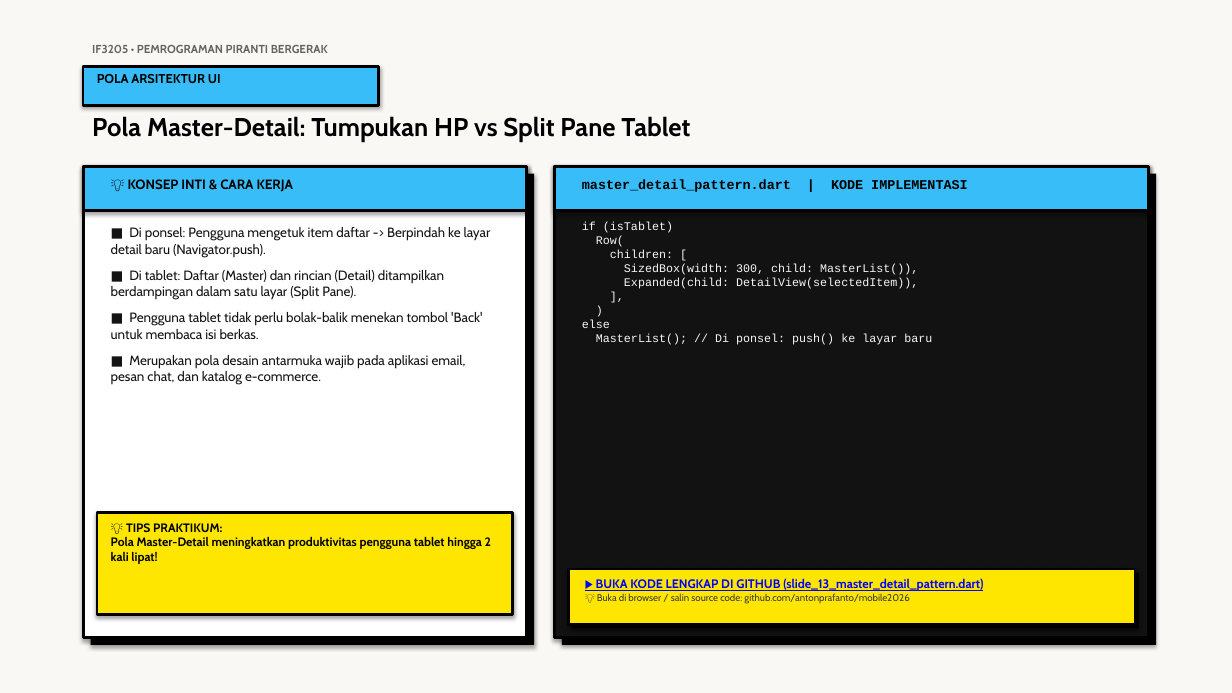
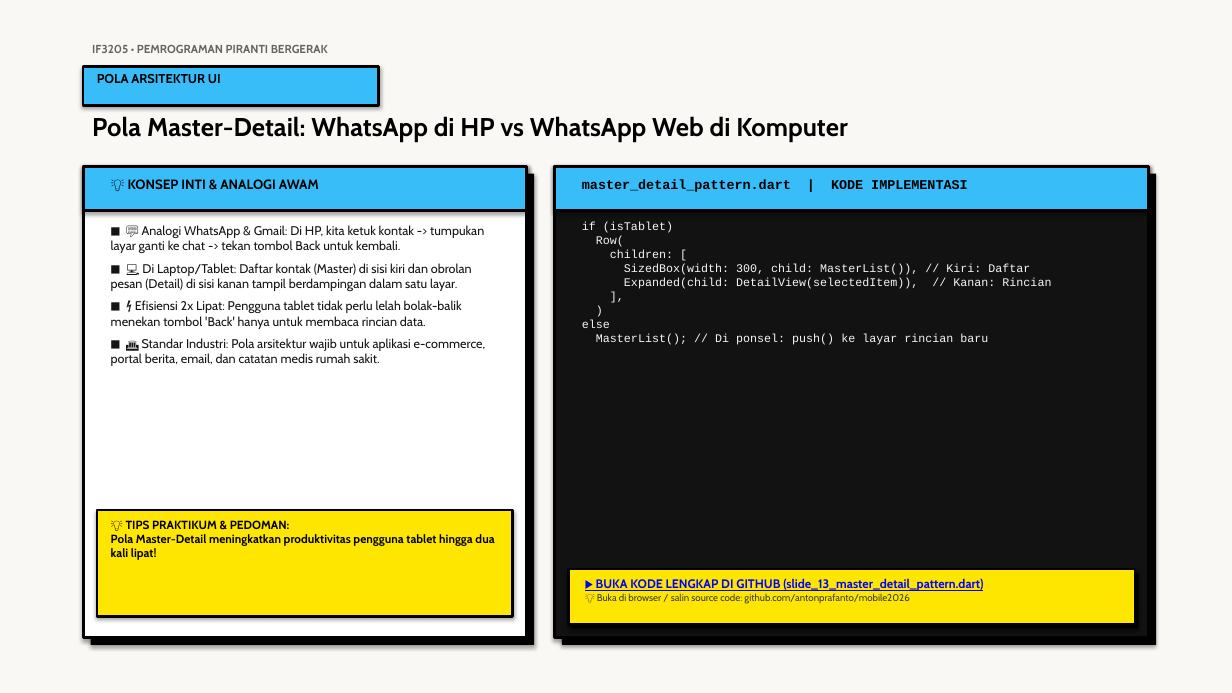
Before and after one commit to antonprafanto/mobile2026, a slide deck: slide 13 of 03_slide_presentasi/PERTEMUAN_05_Material3_dan_Responsive_UI.pptx. Drawn at 1232x693 pixels with LibreOffice and Linux fonts; fonts in the diff are those of the drawing. Boxes give left, top, right and bottom in pixels: in the first picture for what was removed or moved away, otherwise in the second. Text is boxed around its words. In the diff, an @@ line names an element or a change of style, - is before the commit and + after.

Commit message:
feat(p05): perkuat analogi membumi, kartu M3, dan dokumen kerangka kerja courseware

```diff
--- a/03_slide_presentasi/PERTEMUAN_05_Material3_dan_Responsive_UI.pptx
+++ b/03_slide_presentasi/PERTEMUAN_05_Material3_dan_Responsive_UI.pptx
@@ text at (92,116,848,142): text changed @@
-Pola Master-Detail: Tumpukan HP vs Split Pane Tablet
+Pola Master-Detail: WhatsApp di HP vs WhatsApp Web di Komputer
@@ text at (128,179,319,189): text changed @@
-💡 KONSEP INTI & CARA KERJA
+💡 KONSEP INTI & ANALOGI AWAM
@@ text at (111,225,486,366): text changed; size 10.5 to 9.8 pt @@
-■ Di ponsel: Pengguna mengetuk item daftar -> Berpindah ke layar detail baru (Navigator.push).
-■ Di tablet: Daftar (Master) dan rincian (Detail) ditampilkan berdampingan dalam satu layar (Split Pane).
-■ Pengguna tablet tidak perlu bolak-balik menekan tombol 'Back' untuk membaca isi berkas.
-■ Merupakan pola desain antarmuka wajib pada aplikasi email, pesan chat, dan katalog e-commerce.
+■ 💬 Analogi WhatsApp & Gmail: Di HP, kita ketuk kontak -> tumpukan layar ganti ke chat -> tekan tombol Back untuk kembali.
+■ 💻 Di Laptop/Tablet: Daftar kontak (Master) di sisi kiri dan obrolan pesan (Detail) di sisi kanan tampil berdampingan dalam satu layar.
+■ ⚡ Efisiensi 2x Lipat: Pengguna tablet tidak perlu lelah bolak-balik menekan tombol 'Back' hanya untuk membaca rincian data.
+■ 🏛️ Standar Industri: Pola arsitektur wajib untuk aplikasi e-commerce, portal berita, email, dan catatan medis rumah sakit.
@@ text at (582,222,1051,345): text changed @@
-if (isTablet)
-Row(
-children: [
-SizedBox(width: 300, child: MasterList()),
-Expanded(child: DetailView(selectedItem)),
-],
-)
-else
-MasterList(); // Di ponsel: push() ke layar baru
+if (isTablet)
+Row(
+children: [
+SizedBox(width: 300, child: MasterList()), // Kiri: Daftar
+Expanded(child: DetailView(selectedItem)), // Kanan: Rincian
+],
+)
+else
+MasterList(); // Di ponsel: push() ke layar rincian baru
@@ text at (111,520,494,560): text changed; size 9.5 to 9.2 pt @@
-💡 TIPS PRAKTIKUM:
-Pola Master-Detail meningkatkan produktivitas pengguna tablet hingga 2 kali lipat!
+💡 TIPS PRAKTIKUM & PEDOMAN:
+Pola Master-Detail meningkatkan produktivitas pengguna tablet hingga dua kali lipat!
```
Also in this commit, not shown: 15 other slides changed, 4 other files.
